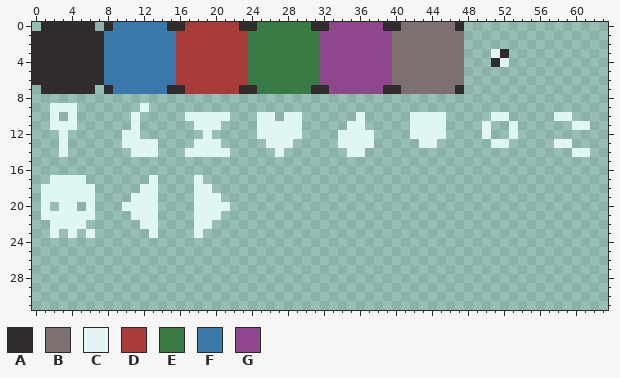
A pixel-art file gets an edit: asset_src/graphics/gui/ui.ase. That is the earlier state.
64x32 pixels, 1 frame.
Palette (. is transparent): A #302c2e  B #7d7071  C #dff6f5  D #a93b3b  E #397b44  F #3978a8  G #8e478c
Pixels before, first column x 0:
 0 .AAAAAA.AFFFFFFAADDDDDDAAEEEEEEAAGGGGGGAABBBBBBA..............
 1 AAAAAAAAFFFFFFFFDDDDDDDDEEEEEEEEGGGGGGGGBBBBBBBB..............
 2 AAAAAAAAFFFFFFFFDDDDDDDDEEEEEEEEGGGGGGGGBBBBBBBB..............
 3 AAAAAAAAFFFFFFFFDDDDDDDDEEEEEEEEGGGGGGGGBBBBBBBB...CA.........
 4 AAAAAAAAFFFFFFFFDDDDDDDDEEEEEEEEGGGGGGGGBBBBBBBB...AC.........
 5 AAAAAAAAFFFFFFFFDDDDDDDDEEEEEEEEGGGGGGGGBBBBBBBB..............
 6 AAAAAAAAFFFFFFFFDDDDDDDDEEEEEEEEGGGGGGGGBBBBBBBB..............
 7 .AAAAAA.AFFFFFFAADDDDDDAAEEEEEEAAGGGGGGAABBBBBBA..............
 8 ..............................................................
 9 ..CCC.......C.................................................
10 ..C.C......C.....CCCCC...CC.CC......C.....CCCC.....CC.....CC..
11 ..CCC......C......CCC....CCCCC.....CC.....CCCC....C..C......CC
12 ...C......CC.......C.....CCCCC....CCCC....CCCC....C..C........
13 ...C......CCCC....CCC.....CCC.....CCCC.....CC......CC.....CC..
14 ...C.......CCC...CCCCC.....C.......CC.......................CC
15 ..............................................................
16 ..............................................................
17 ..CCCC.......C....C...........................................
18 .CCCCCC.....CC....CC..........................................
19 .CCCCCC....CCC....CCC.........................................
20 .C.CC.C...CCCC....CCCC........................................
21 .CCCCCC....CCC....CCC.........................................
22 ..CCCC......CC....CC..........................................
23 ..C.C.C......C....C...........................................
The result:
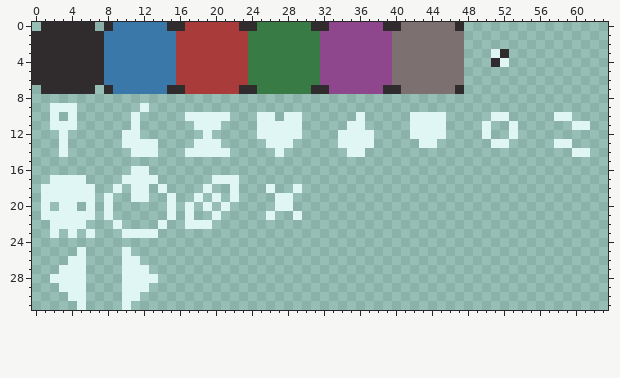
Difference:
Changed rows in their new state; - is an unchanged pixel.
first column x 2:
16 ---------CC-----------------
17 --------CCC-----.-CCC-------
18 -------C-C-.C---.---C---C--C
19 ------C----.-C---.--C----CC-
20 ------C-....-C-C.-.------CC-
21 ------C--...-C-C..------C--C
22 -------C--..C--C------------
23 --------CCC-----.-----------
25 ---C----C-------------------
26 --CC----CC------------------
27 -CCC----CCC-----------------
28 CCCC----CCCC----------------
29 -CCC----CCC-----------------
30 --CC----CC------------------
31 ---C----C-------------------
Where, in picture pixels (left, top, right, bottom), the same in both pictures:
changed: (50, 166, 302, 310)
